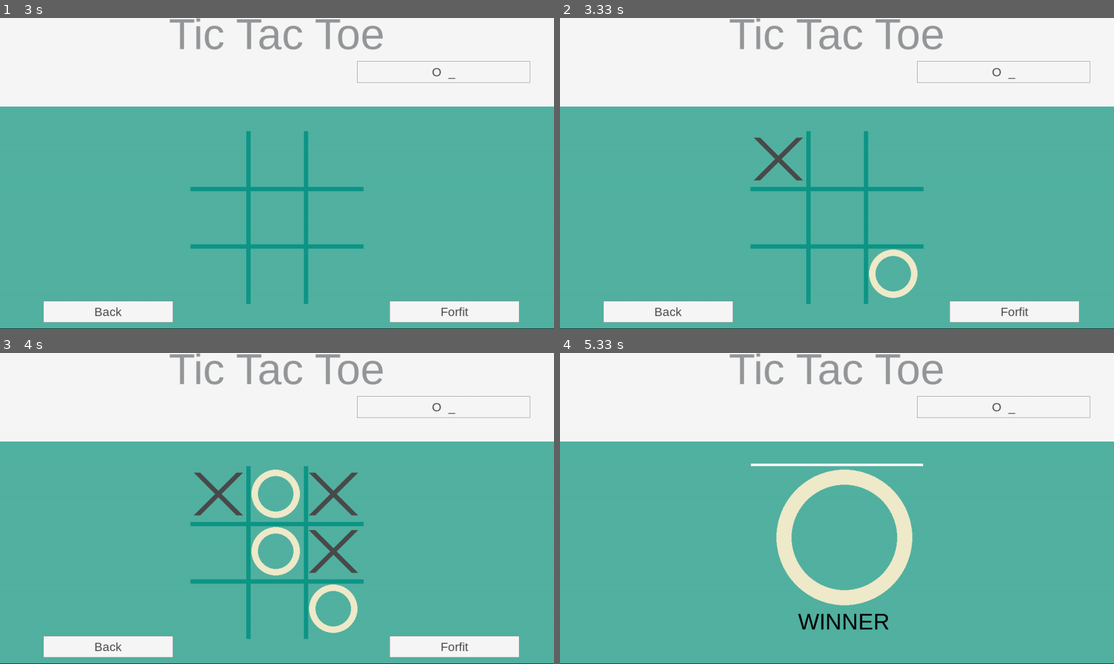
Above: before the commit, frames 1-4 (two rows, left to right).
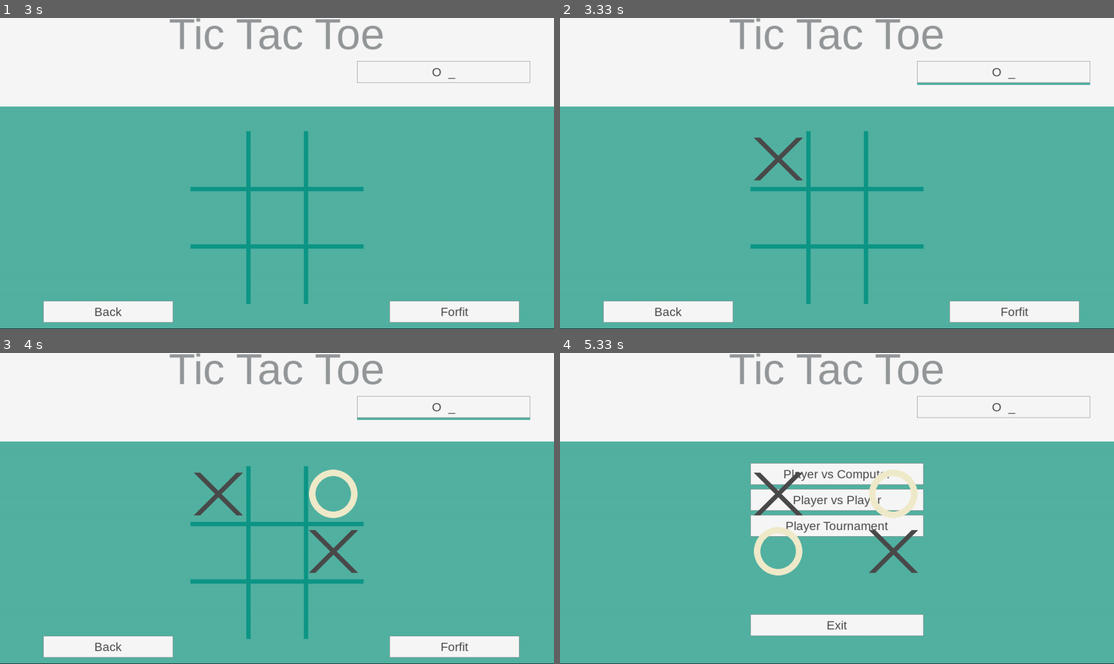
Above: after the commit, the same moments.

Repository: CristofferJakobsson/sepm-team-a
Game: pygame game, started from src/user_interface/user_interface.py
Two runs of this game, one before a commit and one after it. Both use one fixed random seed, a clock stepped at 60 frames per second and the inputs below.
Inputs (mouse positions are in pixels of both pictures, inside the frame that each line leads up to):
- Up to frame 1 (3 s): click (277, 173) at 0.38 s; tap Enter at 0.67, 2.53 s; tap - at 1 s
- Up to frame 2 (3.33 s): click (792, 154) at 3.18 s
- Up to frame 3 (4 s): click (315, 502) at 3.52 s; click (354, 548) at 3.85 s
- Up to frame 4 (5.33 s): click (665, 645) at 4.75 s; click (787, 573) at 5.08 s

Frame 1 is identical in both runs. In frame 2, 0.8% of the frame differs, in the area x 55-96%, y 20-91%; in frame 3, 2.6%; in frame 4, 11%, in the area x 34-66%, y 36-91%.

Commit message:
Finished win-board and added functionality for draw-board

Diff:
--- a/src/game_platform/board.py
+++ b/src/game_platform/board.py
@@ -171,6 +171,24 @@
         txt = font.render("WINNER", True, color)
         self.gameArea.blit(txt, coords)
 
+    def drawDrawBoard(self):
+        self.gameArea.fill(self.ui.color_background)
+
+        coords1 = 110, 170
+        coords2 = 110, 220
+        coords3 = 110, 270
+        coords4 = 110, 320
+        color = (0,0,0)
+        font = self.pygame.font.SysFont("sans", 52)
+        row1 = font.render("It's", True, color)
+        row2 = font.render("A", True, color)
+        row3 = font.render("Goddamn", True, color)
+        row4 = font.render("Draw!!", True, color)
+        self.gameArea.blit(row1, coords1)
+        self.gameArea.blit(row2, coords2)
+        self.gameArea.blit(row3, coords3)
+        self.gameArea.blit(row4, coords4)
+
 
     class Box:
         """
--- a/src/game_platform/game_platform.py
+++ b/src/game_platform/game_platform.py
@@ -5,7 +5,7 @@
     """
 	Game is the main class for the Game Platform Interface
 	"""
-    def __init__(self, ui, player1, player2):
+    def __init__(self, ui, player1, player2, istournament=False):
         """
 		Construct a new Game object.
 
@@ -17,6 +17,7 @@
 		"""
         self.player1 = player1
         self.player2 = player2
+        self.istournament = istournament
 
         self.gameState =   [0, 0, 0,
                             0, 0, 0,
@@ -49,6 +50,7 @@
 
     def handleDraw(self):
         print("Its a draaaw")
+        self.board.drawDrawBoard()
         self.board = None
         self.ui.game = None
 
@@ -67,13 +69,20 @@
                      (2, 5, 8),
                      (0, 4, 8),
                      (2, 4, 6)]
+        win = False
         for state in winstates:
             if (self.gameState[state[0]] + self.gameState[state[1]] + self.gameState[state[2]]) == 3:
                 self.handleWin(1)
-            if (self.gameState[state[0]] + self.gameState[state[1]] + self.gameState[state[2]]) == -3:
+                print("Player 1 won")
+                win = True
+            elif (self.gameState[state[0]] + self.gameState[state[1]] + self.gameState[state[2]]) == -3:
                 self.handleWin(-1)
-        if len([i for i in range(9) if self.gameState[i] == 0]) == 0:
-            self.handleDraw()
+                print("Player 2 won")
+                win = True
+
+        if len([i for i in range(9) if self.gameState[i] == 0]) == 0 and not win:
+                print("Draw yo")
+                self.handleDraw()
         return None
 
     def validmove(self, boxId):
--- a/src/user_interface/user_interface.py
+++ b/src/user_interface/user_interface.py
@@ -105,7 +105,16 @@
 		title = centeredtext("Tic Tac Toe", 0,0, 1280, 75, pygame, 100, self.color_lighttext)
 		title.draw(self.secondaryArea, self.color_menu)
 
-		if len(player1) != 0:
+		name1 = player1
+		name2 = player2
+
+		if isinstance(player1, Player):
+			name1 = player1.name
+		if isinstance(player2, Player):
+			name2 = player2.name
+
+
+		if len(name1) != 0:
 			(Button(pygame, self.secondaryArea).create(
 				self.color_menu,
 				self.color_darktext,
@@ -114,14 +123,14 @@
 				100,
 				buttonHalfWidth*2,
 				buttonHeight,
-				"X  " + player1,
+				"X  " + name1,
 				self.displaySingelPlayer
 			))
 			if playing == 1:
 				box = pygame.Rect(100,150,400,5)
 				self.secondaryArea.fill(self.color_background, box)
 
-		if len(player2) != 0:
+		if len(name2) != 0:
 			(Button(pygame, self.secondaryArea).create(
 				self.color_menu,
 				self.color_darktext,
@@ -130,7 +139,7 @@
 				100,
 				buttonHalfWidth*2,
 				buttonHeight,
-				"O  " + player2,
+				"O  " + name2,
 				self.displayTwoPlayer
 			))
 			if playing == -1:
@@ -270,9 +279,7 @@
 				self.displayMainMenu
 			))
 		)
-		p1 = Human(player1)
-		p2 = Computer(player2, 2)
-		self.game = Game(self, p1, p2)
+		self.game = Game(self, player1, player2)
 
 	def displaySingelPlayer(self):
 		"""
@@ -289,7 +296,15 @@
 
 		self.playernames.append(self.askfornames.ask("Player 1", self.playernames))
 		self.playernames.append("Computer")
-		self.displayGame(self.playernames[0], self.playernames[1])
+		computerdifficulty = -1
+		while(computerdifficulty not in [1, 2, 3]):
+			try:
+				computerdifficulty = int(self.askfornames.ask("CPU Dificculty"))
+			except ValueError:
+				pass
+		player1 = Human(self.playernames[0])
+		player2 = Computer(self.playernames[1], 2)
+		self.displayGame(player1, player2)
 
 	def displayTwoPlayer(self):
 		"""
@@ -305,7 +320,12 @@
 		self.playernames = []
 		self.playernames.append(self.askfornames.ask("Player 1", self.playernames))
 		self.playernames.append(self.askfornames.ask("Player 2", self.playernames))
-		self.displayGame(self.playernames[0], self.playernames[1])
+
+		player1 = Human(self.playernames[0])
+		player2 = Human(self.playernames[1])
+
+
+		self.displayGame(player1, player2)
 
 	def displayCreateTournament(self):
 		"""
